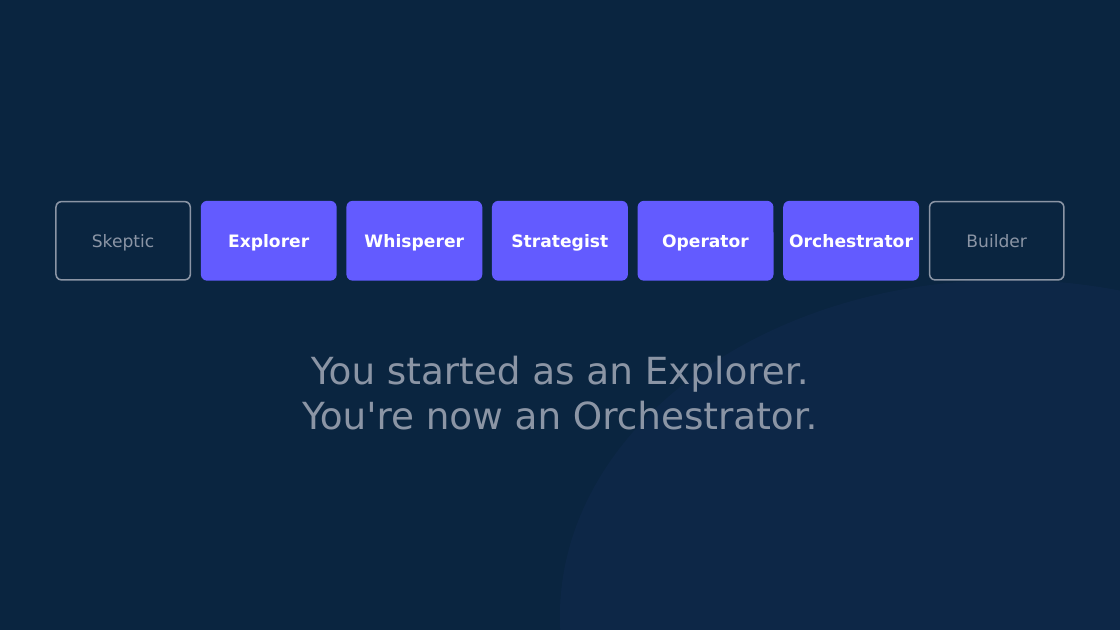
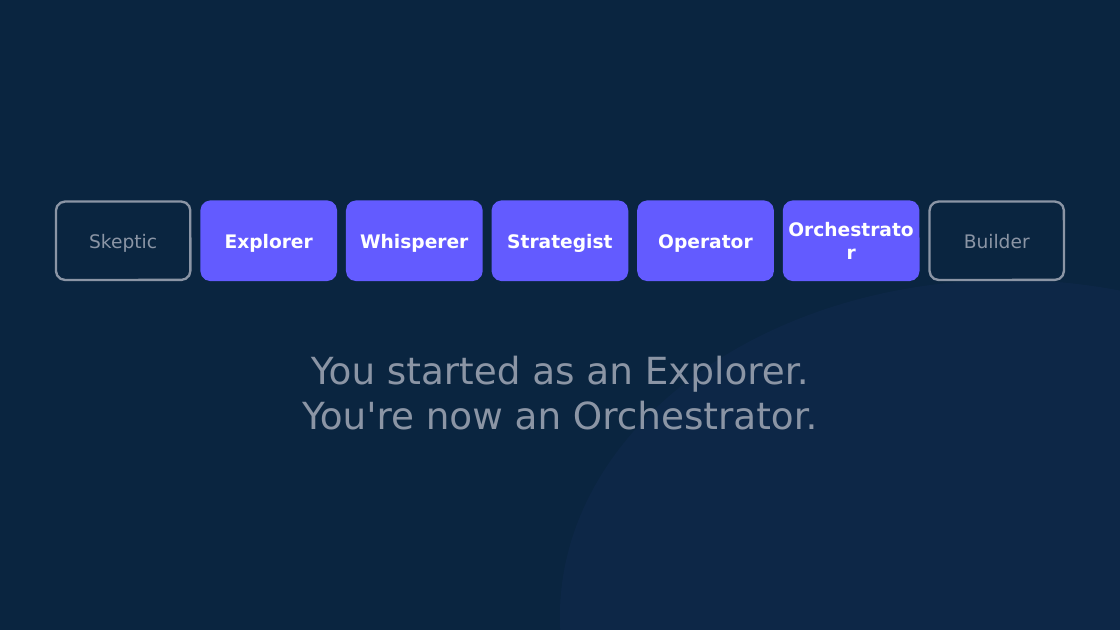
Before and after one commit to michaelengland/ai-best-practices, a slide deck: slide 24 of decks/workshop-2-orchestrator/workshop-2-orchestrator.pptx. Drawn at 1120x630 pixels with LibreOffice and Linux fonts; fonts in the diff are those of the drawing. Boxes give left, top, right and bottom in pixels: in the first picture for what was removed or moved away, otherwise in the second. Text is boxed around its words. In the diff, an @@ line names an element or a change of style, - is before the commit and + after.

```diff
--- a/decks/workshop-2-orchestrator/workshop-2-orchestrator.pptx
+++ b/decks/workshop-2-orchestrator/workshop-2-orchestrator.pptx
@@ rounded rectangle at <box>56,202,190,280</box>: outline #8B95A5 1 pt to #8B95A5 1.5 pt; proportions changed @@
@@ outline #635BFF 1 pt to #635BFF 1.5 pt; proportions changed in 5 elements at <box>202,202,336,280</box>, <box>347,202,482,280</box>, <box>493,202,627,280</box>, <box>638,202,773,280</box>, <box>784,202,918,280</box> @@
@@ size 11 to 12 pt in 7 elements at <box>89,234,157,252</box>, <box>225,234,313,252</box>, <box>360,234,468,252</box>, <box>507,234,612,252</box>, <box>658,234,752,252</box>, <box>784,202,918,280</box>, <box>964,234,1030,248</box> @@
@@ rounded rectangle at <box>930,202,1064,280</box>: outline #8B95A5 1 pt to #8B95A5 1.5 pt; proportions changed @@
```
Also in this commit, not shown: 8 other slides changed, 4 other files.
